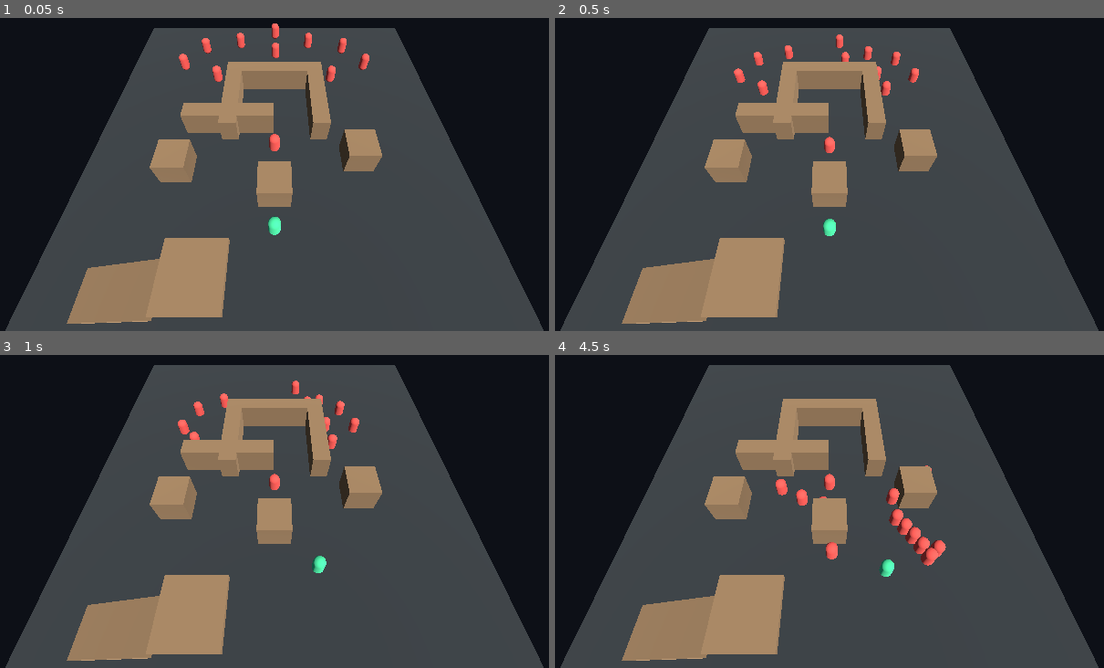
Above: before the commit, frames 1-4 (two rows, left to right).
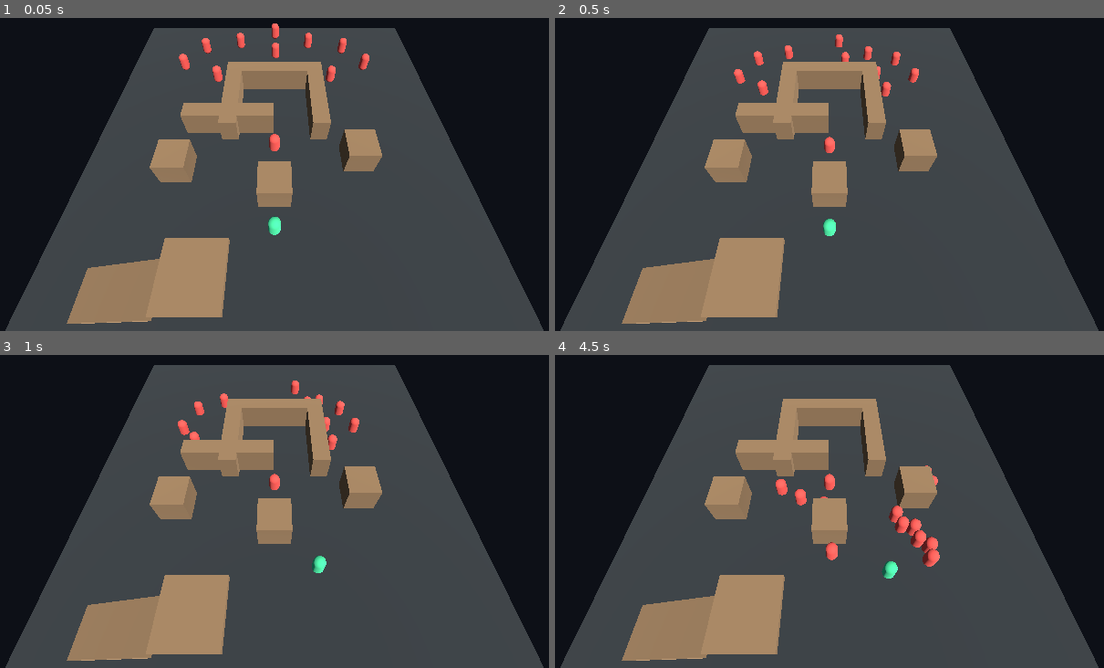
Above: after the commit, the same moments.

Repository: rabizoltan/iiwii
Game: Godot game, scene res://scenes/main/DemoMain.tscn
The game is run twice, just before and just after one commit, with the same random seed, the same clock (stepped at 60 frames per second) and the same inputs.
Inputs (mouse positions are in pixels of both pictures, inside the frame that each line leads up to):
- Up to frame 1 (0.05 s): no input
- Up to frame 2 (0.5 s): no input
- Up to frame 3 (1 s): tap Enter at 0.5 s; move the mouse to (433, 442) at 0.52 s; hold D (move_right) from 0.53 s (still down); click (433, 442) at 0.6 s
- Up to frame 4 (4.5 s): move the mouse to (681, 483) at 1.27 s; release D (move_right) at 1.28 s; hold S (move_down) 1.28-2.03 s; click (681, 483) at 1.35 s; move the mouse to (900, 373) at 2.02 s; hold D (move_right) 2.03-2.78 s; click (900, 373) at 2.1 s; move the mouse to (791, 545) at 2.77 s; hold W (move_up) 2.78-3.53 s; click (791, 545) at 2.85 s; move the mouse to (1049, 524) at 3.52 s; hold A (move_left) from 3.53 s (still down); click (1049, 524) at 3.6 s; move the mouse to (609, 401) at 4.27 s; click (609, 401) at 4.35 s

Frame 1 is identical in both runs. In frame 2, less than 0.1% of the frame differs, in the area x 32-62%, y 5-26%; in frame 3, less than 0.1%; in frame 4, 0.9%, in the area x 43-72%, y 38-72%.

Commit message:
feat(ai): tighten melee goal selection and scaling

Diff:
--- a/godot/scripts/enemy/enemy_controller.gd
+++ b/godot/scripts/enemy/enemy_controller.gd
@@ -28,6 +28,7 @@
 # Melee engage behavior
 @export var melee_engage_distance: float = 1.8
 @export var engage_hold_tolerance: float = 0.35
+@export var engage_vertical_tolerance: float = 1.0
 
 # Player-vs-crowd pressure response
 @export var player_push_yield_distance: float = 1.2
@@ -43,8 +44,14 @@
 
 # Goal selection
 @export var goal_commit_duration: float = 0.6
+@export var goal_select_min_interval: float = 0.2
+@export var goal_select_start_jitter: float = 0.2
 @export var goal_reacquire_distance: float = 0.9
 @export var engage_candidate_count: int = 10
+@export var goal_path_tiebreak_candidate_count: int = 3
+@export var goal_path_tiebreak_score_window: float = 0.75
+@export var goal_path_tiebreak_max_target_distance: float = 8.0
+@export var goal_path_tiebreak_enemy_count_soft_limit: int = 24
 @export var spread_penalty_radius: float = 1.2
 @export var spread_penalty_weight: float = 0.35
 @export var candidate_projection_tolerance: float = 1.0
@@ -76,6 +83,7 @@
 var _current_goal_position: Vector3 = Vector3.ZERO
 var _goal_center_at_selection: Vector3 = Vector3.ZERO
 var _goal_commit_remaining: float = 0.0
+var _goal_select_cooldown_remaining: float = 0.0
 var _goal_age: float = 0.0
 var _recent_failed_goals: Array[Vector3] = []
 var _debug_candidate_positions: PackedVector3Array = PackedVector3Array()
@@ -125,6 +133,7 @@
 
 func _ready() -> void:
 	_current_hp = max_hp
+	_goal_select_cooldown_remaining = randf() * maxf(goal_select_start_jitter, 0.0)
 	_nav_path_mesh = ImmediateMesh.new()
 	_nav_path_debug.mesh = _nav_path_mesh
 	_path_debug_material = _build_debug_material(Color(0.95, 0.85, 0.2, 1.0))
@@ -139,6 +148,7 @@
 
 
 func _resolve_target() -> void:
+	_target_node = null
 	if not target_path.is_empty():
 		_target_node = get_node_or_null(target_path) as Node3D
 
@@ -159,6 +169,9 @@
 	if _goal_commit_remaining > 0.0:
 		_goal_commit_remaining = maxf(_goal_commit_remaining - delta, 0.0)
 
+	if _goal_select_cooldown_remaining > 0.0:
+		_goal_select_cooldown_remaining = maxf(_goal_select_cooldown_remaining - delta, 0.0)
+
 	if _local_enemy_cache_remaining > 0.0:
 		_local_enemy_cache_remaining = maxf(_local_enemy_cache_remaining - delta, 0.0)
 
@@ -176,10 +189,13 @@
 	else:
 		_goal_age = 0.0
 
-	if _target_node == null:
+	if not _has_valid_target():
+		_target_node = null
 		_resolve_target()
 
-	if _target_node == null:
+	if not _has_valid_target():
+		_has_goal = false
+		_invalidate_navigation_cache()
 		velocity.x = 0.0
 		velocity.z = 0.0
 		debug_state = "no target"
@@ -200,8 +216,9 @@
 
 		if _should_refresh_goal():
 			_select_engage_goal()
-
-		if _is_in_engage_hold(distance_to_target):
+			_reset_goal_select_cooldown()
+
+		if _is_in_engage_hold(_target_node.global_position):
 			var yield_velocity := _compute_player_yield_velocity()
 			if yield_velocity != Vector3.ZERO:
 				velocity.x = yield_velocity.x
@@ -261,14 +278,17 @@
 
 # Goal selection and candidate scoring
 func _should_refresh_goal() -> bool:
-	if _target_node == null:
+	if not _has_valid_target():
+		return false
+
+	if _goal_select_cooldown_remaining > 0.0:
 		return false
 
 	if not _has_goal:
 		return true
 
 	var distance_to_target := _horizontal_distance_to(_target_node.global_position)
-	if _is_in_engage_hold(distance_to_target):
+	if _is_in_engage_hold(_target_node.global_position):
 		return false
 
 	if _goal_commit_remaining > 0.0:
@@ -293,10 +313,11 @@
 		return
 
 	var target_position := _target_node.global_position
-	var center := Vector3(target_position.x, global_position.y, target_position.z)
+	var center := target_position
 	var candidate_positions := PackedVector3Array()
 	var capture_candidate_debug := _should_capture_candidate_debug()
 	var nearby_enemy_positions := _collect_nearby_enemy_positions(center)
+	var candidate_infos: Array[Dictionary] = []
 	var best_score := INF
 	var best_candidate := Vector3.ZERO
 	var base_direction := global_position - center
@@ -323,13 +344,16 @@
 			_debug_goal_rejected_failed_count += 1
 			continue
 
-		var score := _score_candidate(projected_candidate, nearby_enemy_positions)
+		var spread_score := _score_spread_penalty(projected_candidate, nearby_enemy_positions)
+		var score := _score_candidate(projected_candidate, spread_score)
+		candidate_infos.append({
+			"raw_candidate": raw_candidate,
+			"projected_candidate": projected_candidate,
+			"spread_score": spread_score,
+			"cheap_score": score,
+		})
 		if score < best_score:
 			best_score = score
-			_debug_goal_raw_candidate = raw_candidate
-			_debug_goal_projected_candidate = projected_candidate
-			_debug_goal_projection_error = _horizontal_distance(raw_candidate, projected_candidate)
-			best_candidate = projected_candidate
 
 	if best_score == INF:
 		var fallback_candidate := _project_candidate_to_nav(center)
@@ -345,6 +369,12 @@
 		_debug_goal_projected_candidate = fallback_candidate
 		_debug_goal_projection_error = _horizontal_distance(center, fallback_candidate)
 		best_candidate = fallback_candidate
+	else:
+		var selected_candidate_info := _select_candidate_with_path_tiebreak(candidate_infos, best_score)
+		_debug_goal_raw_candidate = selected_candidate_info["raw_candidate"] as Vector3
+		_debug_goal_projected_candidate = selected_candidate_info["projected_candidate"] as Vector3
+		_debug_goal_projection_error = _horizontal_distance(_debug_goal_raw_candidate, _debug_goal_projected_candidate)
+		best_candidate = _debug_goal_projected_candidate
 
 	_current_goal_position = best_candidate
 	_goal_center_at_selection = center
@@ -372,10 +402,116 @@
 	_record_profile_duration("nav_query", Time.get_ticks_usec() - profile_start_usec)
 	return projected_candidate
 
-func _score_candidate(candidate: Vector3, nearby_enemy_positions: Array[Vector3]) -> float:
+func _score_candidate(candidate: Vector3, spread_score: float) -> float:
 	var movement_score := _horizontal_distance(global_position, candidate)
-	var spread_score := _score_spread_penalty(candidate, nearby_enemy_positions)
 	return movement_score + spread_score
+
+
+func _select_candidate_with_path_tiebreak(candidate_infos: Array[Dictionary], best_cheap_score: float) -> Dictionary:
+	if candidate_infos.is_empty():
+		return {}
+
+	if not _should_use_path_tiebreak():
+		return _build_path_tiebreak_shortlist(candidate_infos, best_cheap_score)[0]
+
+	var shortlist := _build_path_tiebreak_shortlist(candidate_infos, best_cheap_score)
+	if shortlist.size() <= 1:
+		return shortlist[0] if not shortlist.is_empty() else candidate_infos[0]
+
+	var best_info: Dictionary = shortlist[0]
+	var best_path_score := INF
+	for candidate_info in shortlist:
+		var projected_candidate := candidate_info["projected_candidate"] as Vector3
+		var path_length := _estimate_candidate_path_length(projected_candidate)
+		if is_inf(path_length):
+			continue
+
+		var final_score := path_length + float(candidate_info["spread_score"])
+		if final_score < best_path_score:
+			best_path_score = final_score
+			best_info = candidate_info
+
+	return best_info
+
+
+func _build_path_tiebreak_shortlist(candidate_infos: Array[Dictionary], best_cheap_score: float) -> Array[Dictionary]:
+	if candidate_infos.is_empty():
+		return []
+
+	var shortlist: Array[Dictionary] = []
+	var max_shortlist_size := maxi(goal_path_tiebreak_candidate_count, 1)
+	var score_limit := best_cheap_score + maxf(goal_path_tiebreak_score_window, 0.0)
+	var used_indices: Array[int] = []
+
+	while shortlist.size() < max_shortlist_size:
+		var best_index := -1
+		var next_score := INF
+		for candidate_index in range(candidate_infos.size()):
+			if used_indices.has(candidate_index):
+				continue
+
+			var cheap_score := float(candidate_infos[candidate_index]["cheap_score"])
+			if cheap_score > score_limit and not shortlist.is_empty():
+				continue
+
+			if cheap_score < next_score:
+				next_score = cheap_score
+				best_index = candidate_index
+
+		if best_index == -1:
+			break
+
+		used_indices.append(best_index)
+		shortlist.append(candidate_infos[best_index])
+
+	return shortlist
+
+
+func _estimate_candidate_path_length(candidate: Vector3) -> float:
+	var profile_start_usec := _profile_start_usec()
+	var navigation_map := _nav_agent.get_navigation_map()
+	var path := NavigationServer3D.map_get_path(
+		navigation_map,
+		global_position,
+		candidate,
+		true,
+		_nav_agent.navigation_layers
+	)
+	_record_profile_duration("nav_query", Time.get_ticks_usec() - profile_start_usec)
+	if path.is_empty():
+		return INF
+
+	return _measure_path_length(path)
+
+
+func _measure_path_length(path: PackedVector3Array) -> float:
+	if path.size() < 2:
+		return 0.0
+
+	var total_length := 0.0
+	for path_index in range(1, path.size()):
+		total_length += path[path_index - 1].distance_to(path[path_index])
+
+	return total_length
+
+
+func _should_use_path_tiebreak() -> bool:
+	if goal_path_tiebreak_candidate_count <= 1:
+		return false
+
+	if not _has_valid_target():
+		return false
+
+	var enemy_count := _enemy_registry.size()
+	var distance_to_target := _horizontal_distance_to(_target_node.global_position)
+	if enemy_count > goal_path_tiebreak_enemy_count_soft_limit and distance_to_target > goal_path_tiebreak_max_target_distance:
+		return false
+
+	return true
+
+
+func _reset_goal_select_cooldown() -> void:
+	_goal_select_cooldown_remaining = maxf(goal_select_min_interval, 0.0)
 
 
 func _score_spread_penalty(candidate: Vector3, nearby_enemy_positions: Array[Vector3]) -> float:
@@ -437,8 +573,12 @@
 		_recent_failed_goals.remove_at(0)
 
 
-func _is_in_engage_hold(distance_to_target: float) -> bool:
-	return distance_to_target <= melee_engage_distance + engage_hold_tolerance
+func _is_in_engage_hold(target_position: Vector3) -> bool:
+	var vertical_offset := absf(target_position.y - global_position.y)
+	if vertical_offset > engage_vertical_tolerance:
+		return false
+
+	return _horizontal_distance(global_position, target_position) <= melee_engage_distance + engage_hold_tolerance
 
 
 # Crowd-pressure response
@@ -1117,6 +1257,10 @@
 	return offset.length()
 
 
+func _has_valid_target() -> bool:
+	return _target_node != null and is_instance_valid(_target_node)
+
+
 func apply_damage(amount: float) -> void:
 	_current_hp = maxf(_current_hp - amount, 0.0)
 	if _current_hp <= 0.0:
Not shown, changed: docs/README.md
Not shown, changed: docs/architecture/ai/enemy-ai-config-v1.md
Not shown, changed: docs/architecture/ai/enemy-ai-navigation-v1.md
Not shown, changed: docs/architecture/ai/enemy-ai-testplan-v1.md
Not shown, changed: docs/architecture/code-map.md
Not shown, changed: docs/workplans/README.md
Not shown, changed: docs/workplans/behavior-slice-roadmap.md
